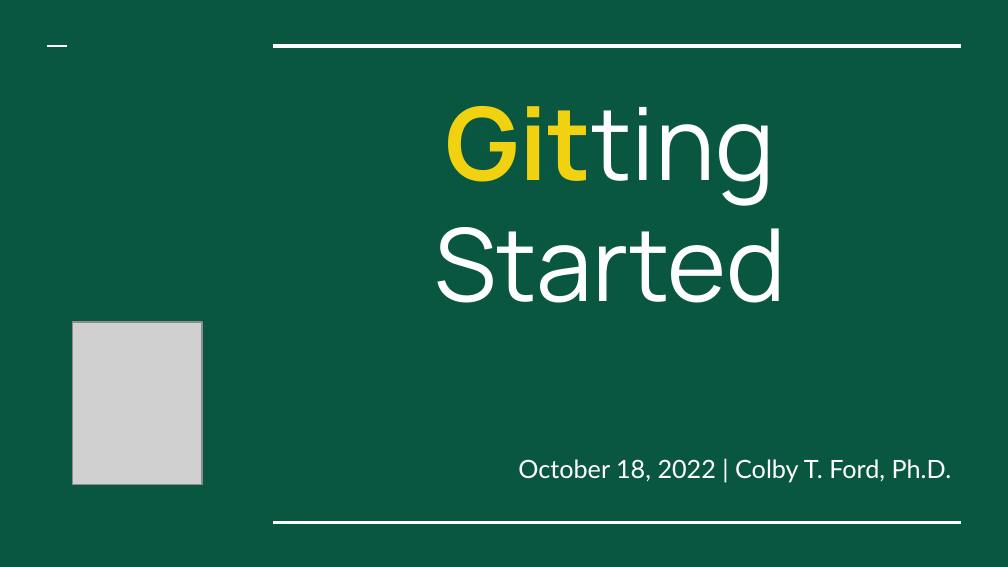
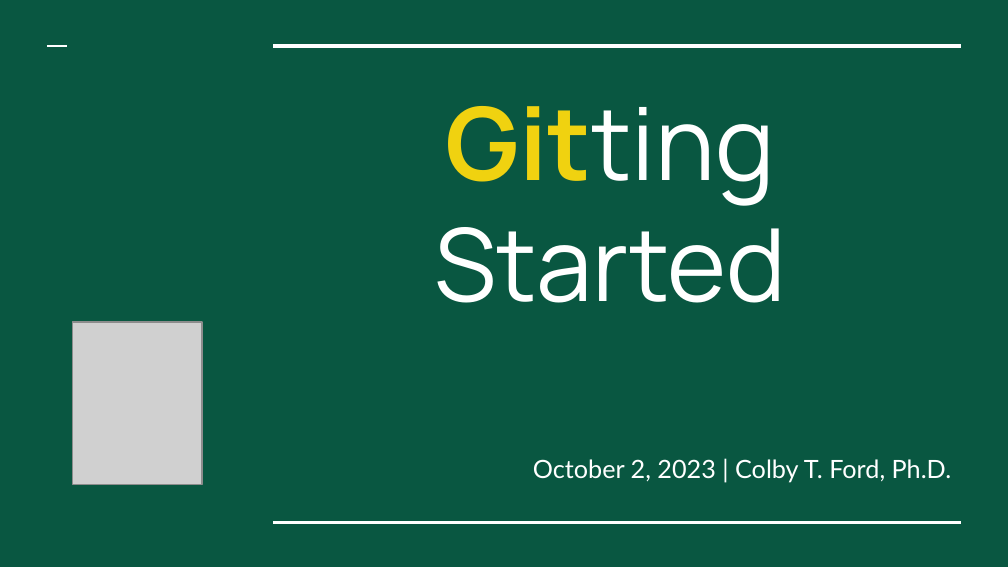
Before and after one commit to colbyford/colbyford.github.io, a slide deck: slide 1 of presentations/UNCC_GittingStarted_10-18-21.pptx. Drawn at 1008x567 pixels with LibreOffice and Linux fonts; fonts in the diff are those of the drawing; grey boxes stand for pictures. Boxes give left, top, right and bottom in pixels: in the first picture for what was removed or moved away, otherwise in the second. Text is boxed around its words. In the diff, an @@ line names an element or a change of style, - is before the commit and + after.

```diff
--- a/presentations/UNCC_GittingStarted_10-18-21.pptx
+++ b/presentations/UNCC_GittingStarted_10-18-21.pptx
@@ subtitle at box(533, 459, 952, 483): text changed @@
-October 18, 2022 | Colby T. Ford, Ph.D.
+October 2, 2023 | Colby T. Ford, Ph.D.
```
Also in this commit, not shown: 2 other slides changed.
